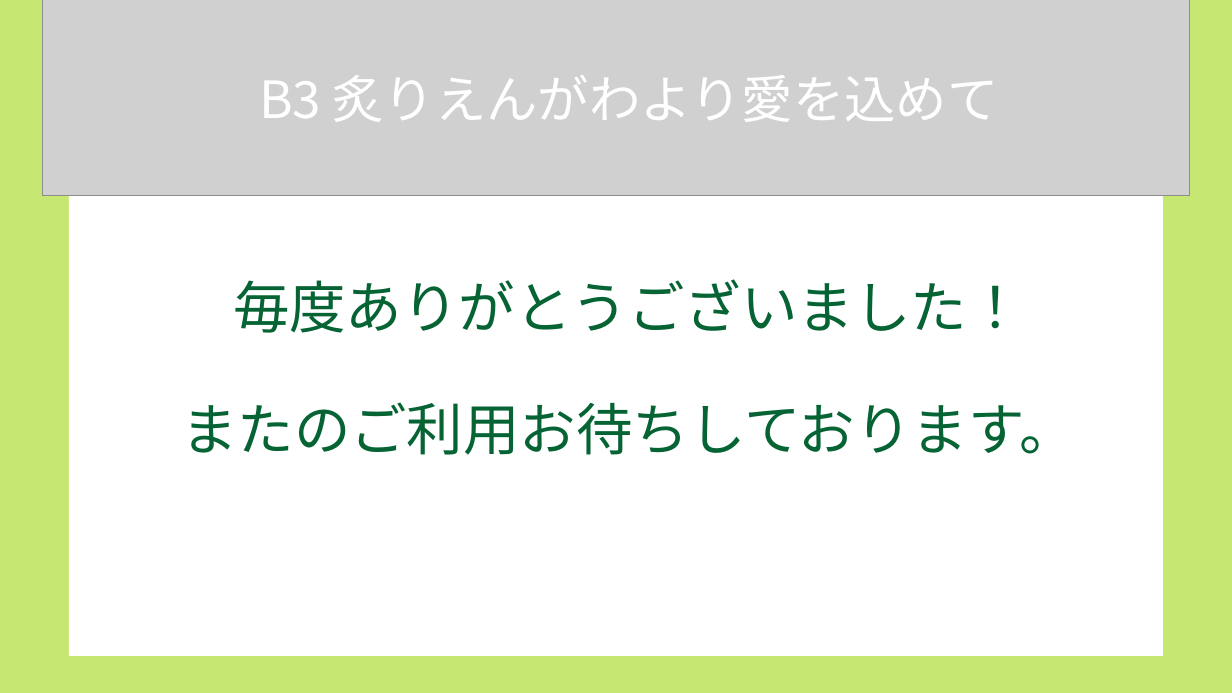
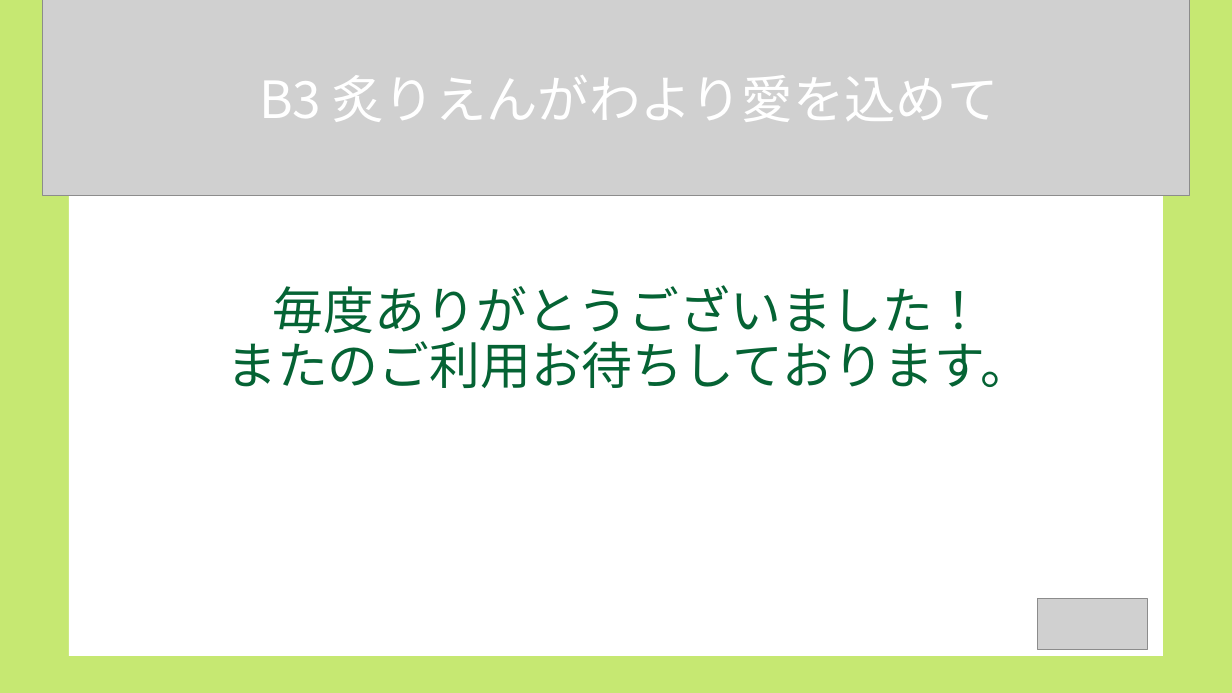
Before and after one commit to dojo2022/B-3, a slide deck: slide 17 of doc/B3炙りえんがわ_成果発表会資料.pptx. Drawn at 1232x693 pixels with LibreOffice and Linux fonts; fonts in the diff are those of the drawing; grey boxes stand for pictures. Boxes give left, top, right and bottom in pixels: in the first picture for what was removed or moved away, otherwise in the second. Text is boxed around its words. In the diff, an @@ line names an element or a change of style, - is before the commit and + after.

```diff
--- a/doc/B3炙りえんがわ_成果発表会資料.pptx
+++ b/doc/B3炙りえんがわ_成果発表会資料.pptx
@@ title "毎度ありがとうございました！ またのご利用お待ちしております。": place and size @@
-title "毎度ありがとうございました！ またのご利用お待ちしております。" at <box>181,279,1075,455</box>
+title "毎度ありがとうございました！ またのご利用お待ちしております。" at <box>226,285,1031,388</box>
@@ title "毎度ありがとうございました！ またのご利用お待ちしております。" at <box>226,285,1031,388</box>: size 44 to 39.6 pt @@
@@ picture added at <box>1038,598,1147,649</box> @@
```
Also in this commit, not shown: 11 other slides changed.
